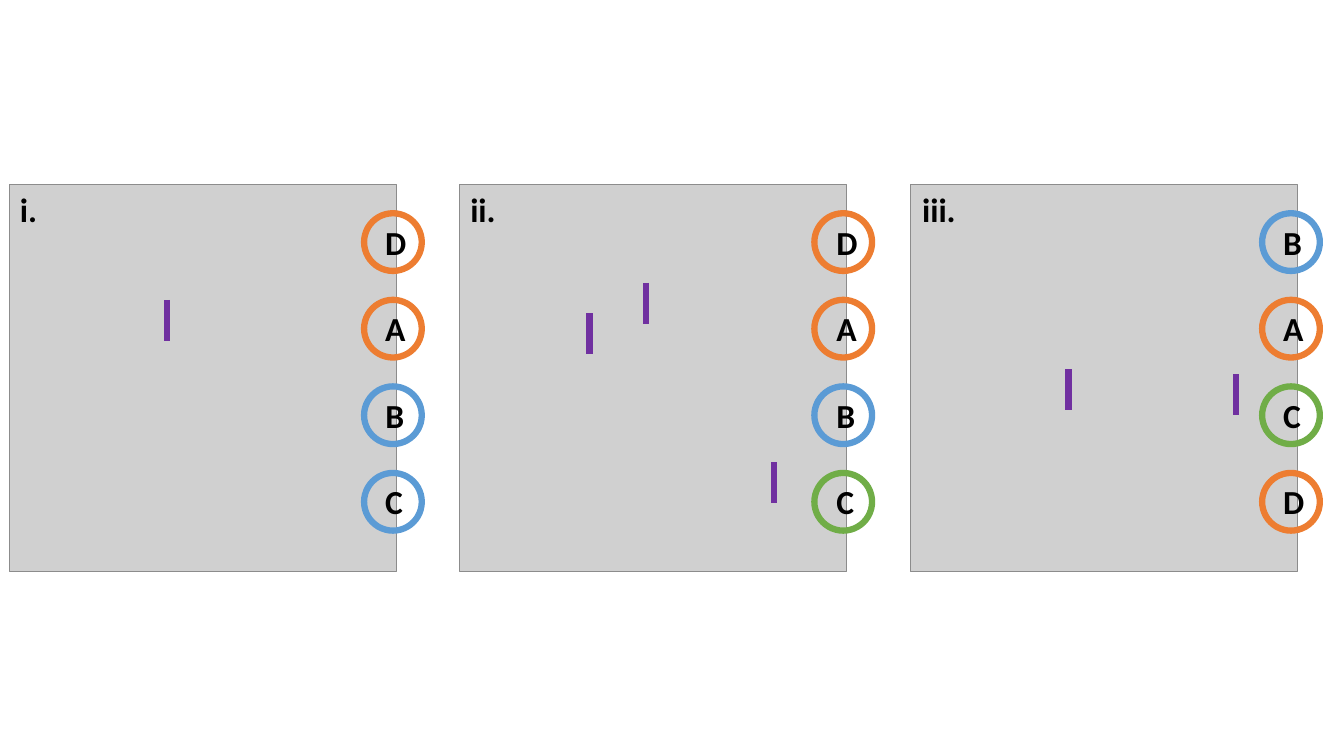
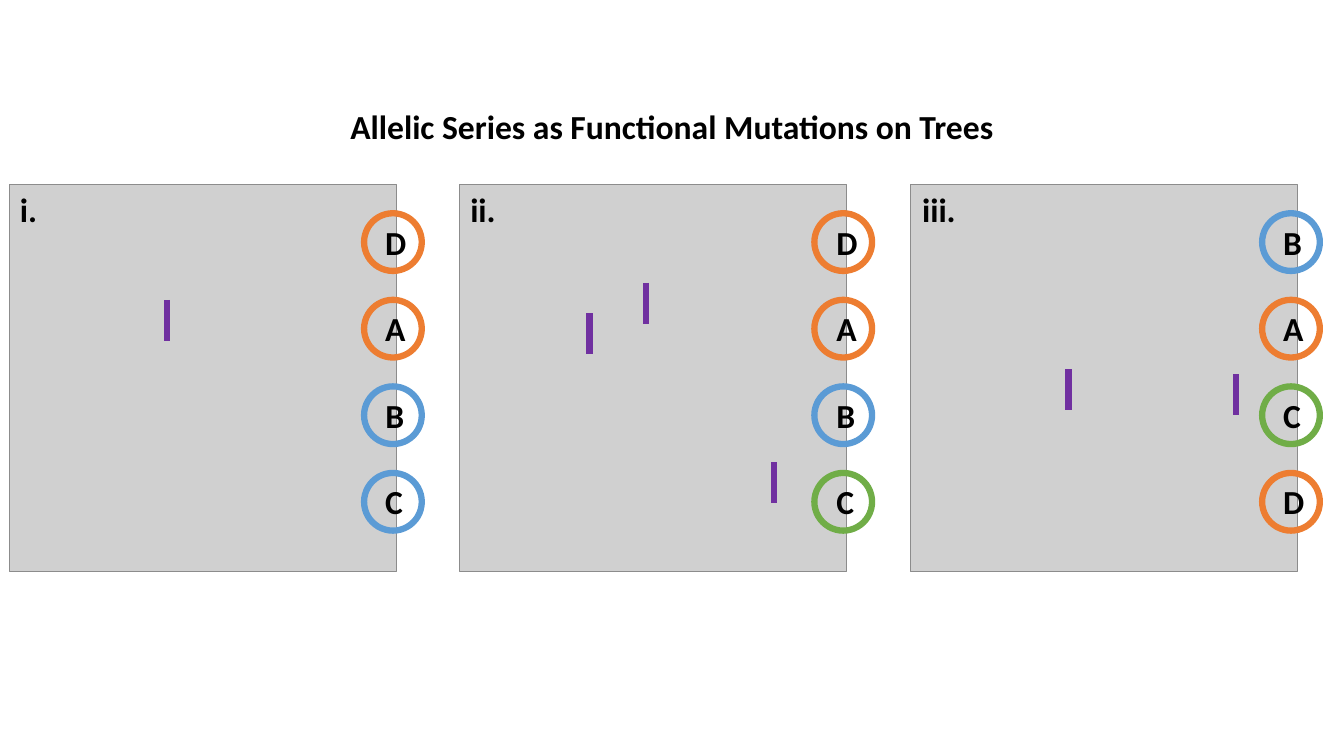
Before and after one commit to wesleycrouse/TIMBR_data, a slide deck: slide 1 of other_figures/mutations_on_trees.pptx. Drawn at 1344x756 pixels with LibreOffice and Linux fonts; fonts in the diff are those of the drawing; grey boxes stand for pictures. Boxes give left, top, right and bottom in pixels: in the first picture for what was removed or moved away, otherwise in the second. Text is boxed around its words. In the diff, an @@ line names an element or a change of style, - is before the commit and + after.

```diff
--- a/other_figures/mutations_on_trees.pptx
+++ b/other_figures/mutations_on_trees.pptx
@@ text added at (350, 115, 993, 140), 24 pt, text #000000, bold @@
+Allelic Series as Functional Mutations on Trees
```
Also in this commit, not shown: 15 other files.
